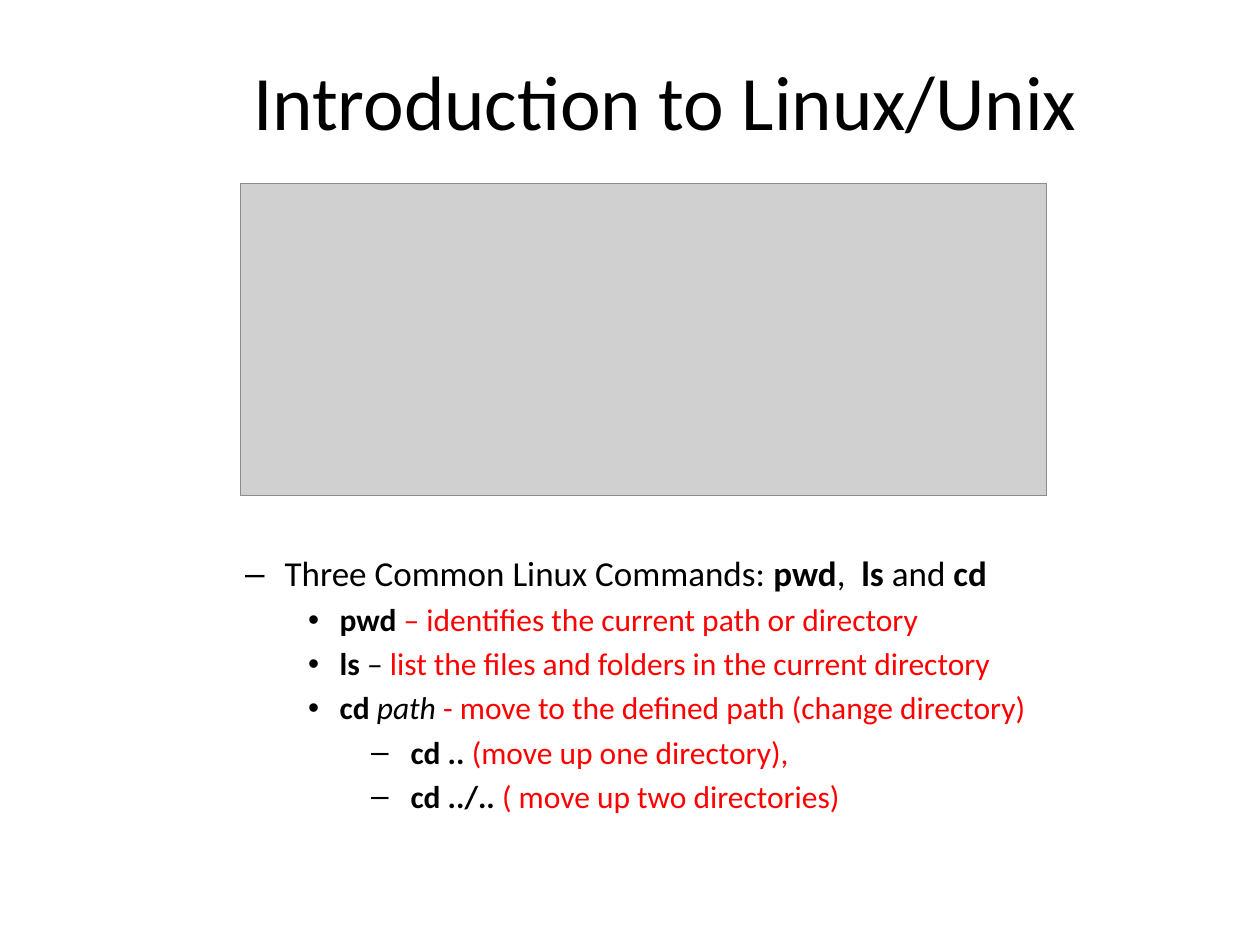
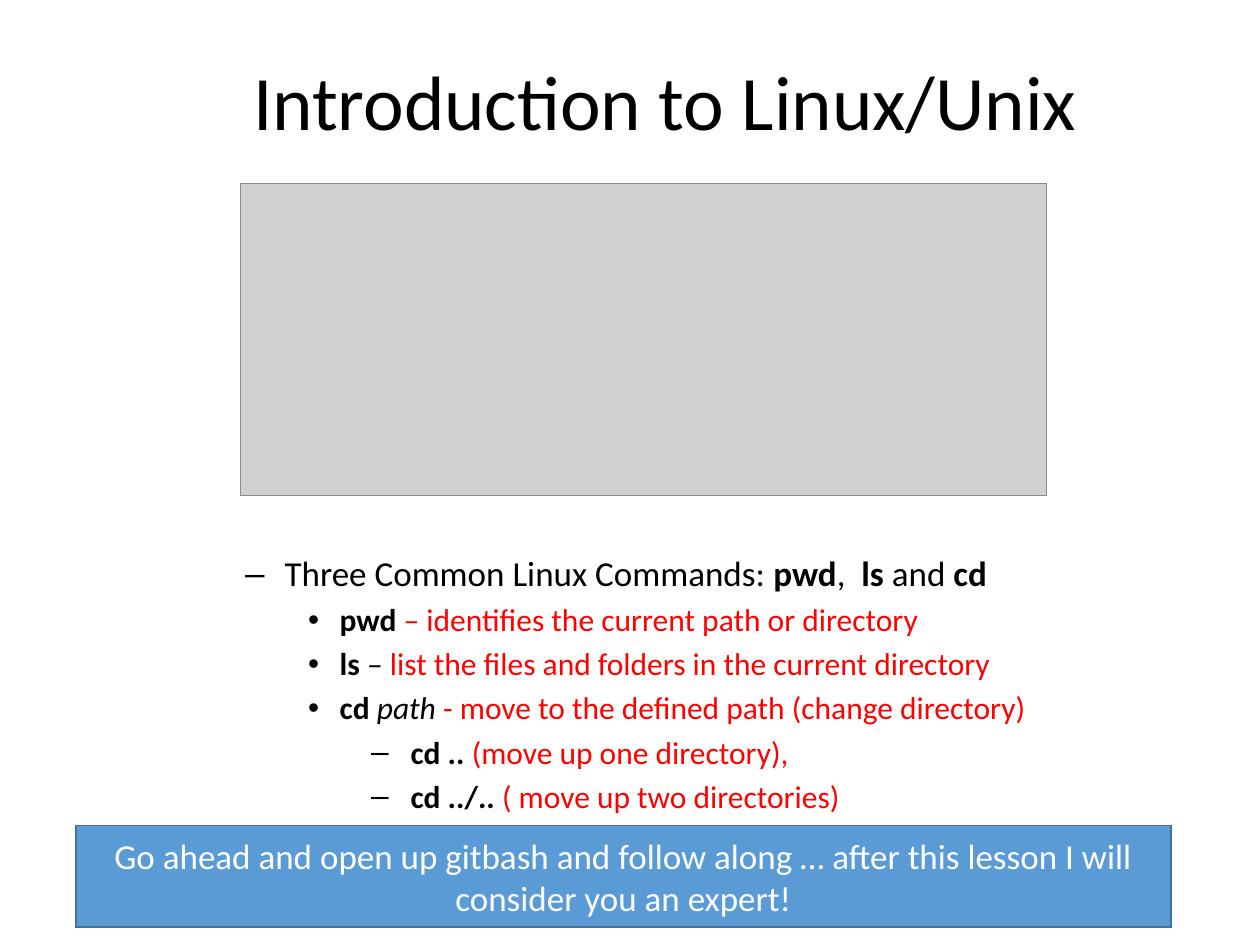
Before and after one commit to MarsUniversity/ece387-robotics, a slide deck: slide 9 of website/block_1_basics/lsn2/lsn2-linux.pptx. Drawn at 1260x945 pixels with LibreOffice and Linux fonts; fonts in the diff are those of the drawing; grey boxes stand for pictures. Boxes give left, top, right and bottom in pixels: in the first picture for what was removed or moved away, otherwise in the second. Text is boxed around its words. In the diff, an @@ line names an element or a change of style, - is before the commit and + after.

```diff
--- a/website/block_1_basics/lsn2/lsn2-linux.pptx
+++ b/website/block_1_basics/lsn2/lsn2-linux.pptx
@@ rectangle added at bbox=[76, 825, 1171, 926], fill #5B9BD5, outline #43739E 1 pt, 20 pt, text #FFFFFF @@
+Go ahead and open up gitbash and follow along … after this lesson I will consider you an expert!
```
Also in this commit, not shown: 9 other slides changed, 5 slides added, 21 other files.
